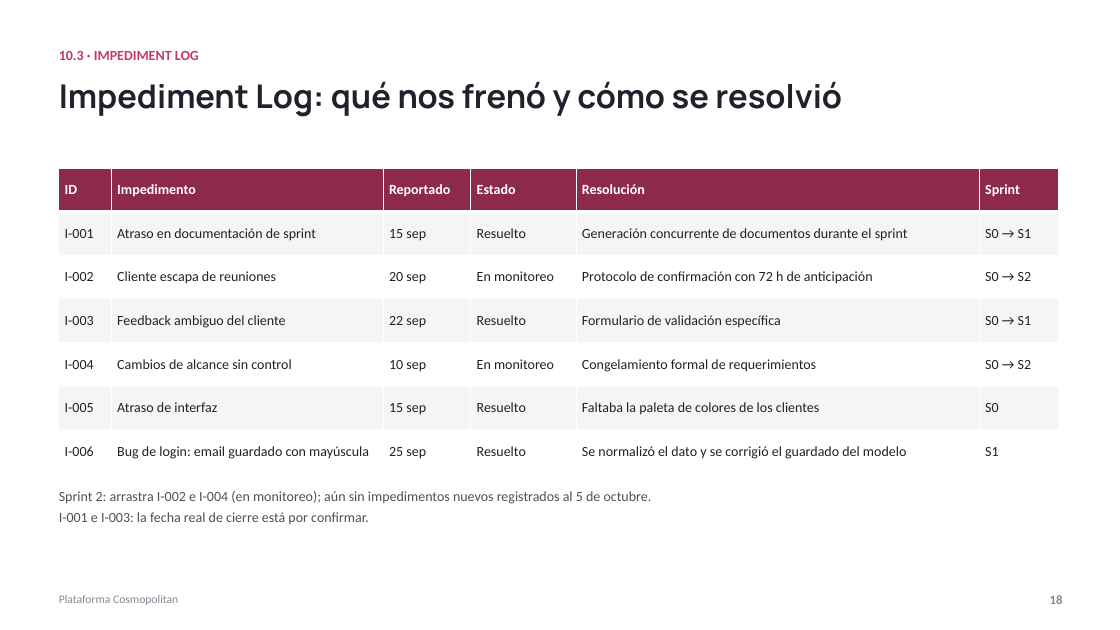
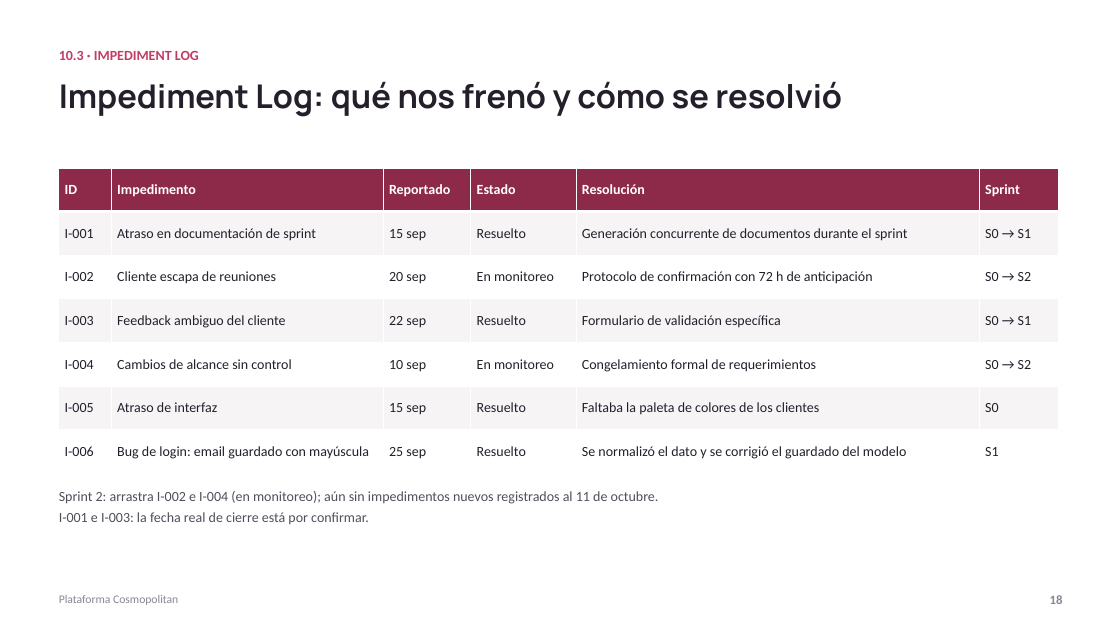
Before and after one commit to ChristianCuadra/capstone, a slide deck: slide 18 of Fase 2/Presentacion-Cosmopolitan.pptx. Drawn at 1120x630 pixels with LibreOffice and Linux fonts; fonts in the diff are those of the drawing. Boxes give left, top, right and bottom in pixels: in the first picture for what was removed or moved away, otherwise in the second. Text is boxed around its words. In the diff, an @@ line names an element or a change of style, - is before the commit and + after.

```diff
--- a/Fase 2/Presentacion-Cosmopolitan.pptx
+++ b/Fase 2/Presentacion-Cosmopolitan.pptx
@@ text at (59,491,659,504): text changed @@
-Sprint 2: arrastra I-002 e I-004 (en monitoreo); aún sin impedimentos nuevos registrados al 5 de octubre.
+Sprint 2: arrastra I-002 e I-004 (en monitoreo); aún sin impedimentos nuevos registrados al 11 de octubre.
```
Also in this commit, not shown: 7 other slides changed, 2 other files.
